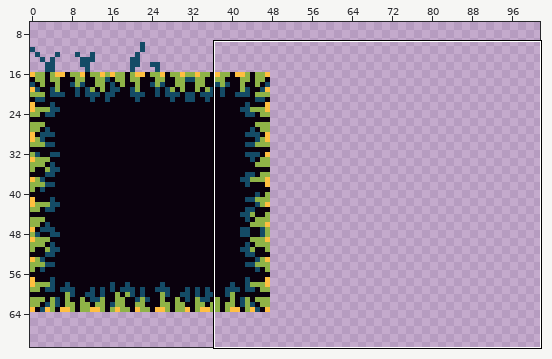
A pixel-art file gets an edit: assets/environment/tiles.aseprite. The picture above shows the old version from afar; the outline marks the close-up.
Close-up. Before the commit:
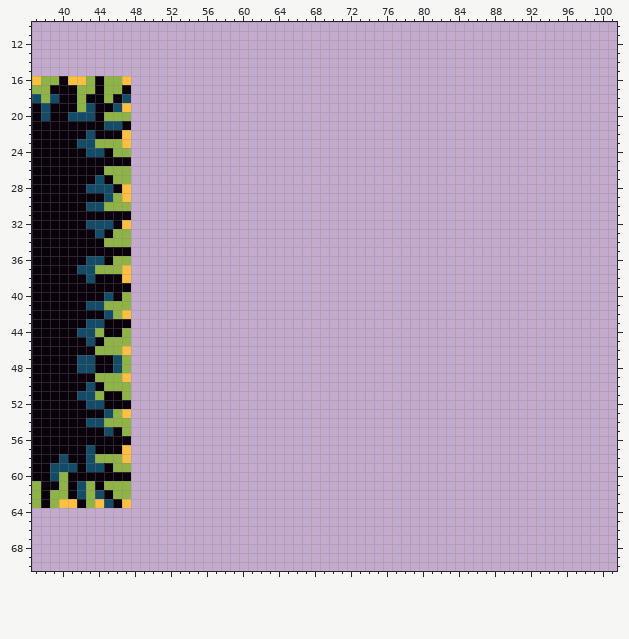
160x160 pixels, 1 frame. Shown: x 37..101, y 10..70. The wide view leaves out empty margins. The commit also changed other parts of the picture, which this record leaves out.
And afterwards:
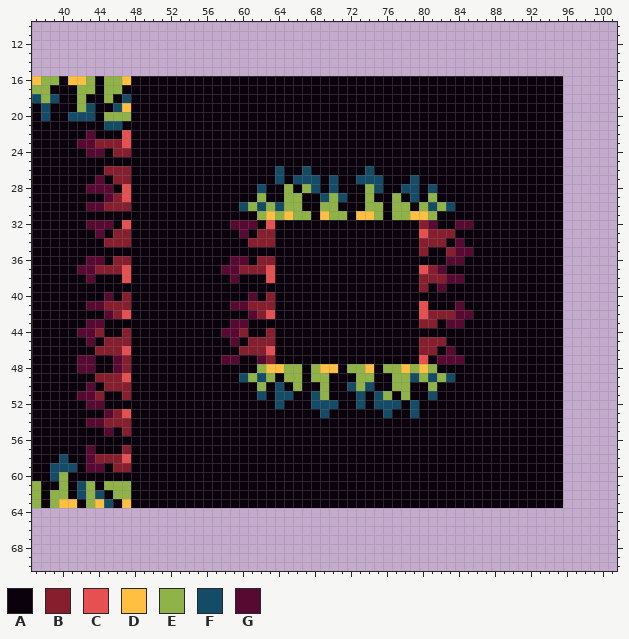
Palette (. is transparent): A #0a010d  B #871e2e  C #e65050  D #ffbf40  E #8fb347  F #144b66  G #570932
Change:
y 16..21: x 48..95 ................................................ -> AAAAAAAAAAAAAAAAAAAAAAAAAAAAAAAAAAAAAAAAAAAAAAAA
y 22: x 43 F -> G; x 47..95 D................................................ -> CAAAAAAAAAAAAAAAAAAAAAAAAAAAAAAAAAAAAAAAAAAAAAAAA
y 23: x 42..95 FFEEED................................................ -> GGBBBCAAAAAAAAAAAAAAAAAAAAAAAAAAAAAAAAAAAAAAAAAAAAAAAA
y 24: x 43..44 FF -> GG; x 46..95 EE................................................ -> BBAAAAAAAAAAAAAAAAAAAAAAAAAAAAAAAAAAAAAAAAAAAAAAAA
y 25: x 48..95 ................................................ -> AAAAAAAAAAAAAAAAAAAAAAAAAAAAAAAAAAAAAAAAAAAAAAAA
y 26: x 45..95 EEE................................................ -> BBBAAAAAAAAAAAAAAAAFAAFAAAAAAFAAAAAAAAAAAAAAAAAAAAA
y 27: x 44 F -> G; x 46..95 EE................................................ -> BBAAAAAAAAAAAAAAAAFAFFFAFAAFFFAAAFAAAAAAAAAAAAAAAA
y 28: x 43..45 FFF -> GGG; x 47..95 D................................................ -> CAAAAAAAAAAAAAAFAAEAEFAFAAAEFAAFFAFAAAAAAAAAAAAAA
y 29: x 45..95 FED................................................ -> GBCAAAAAAAAAAAAAAEAAEEAAFEFAAEAAEAFAEAAAAAAAAAAAAAA
y 30: x 43..95 FFEEE................................................ -> GGBBBAAAAAAAAAAAAFEFEFEEAAEEAAAEEAEEAEFEFAAAAAAAAAAAA
y 31: x 48..95 ................................................ -> AAAAAAAAAAAAAAEDEDEEADEEADDEAEEDDEAAAAAAAAAAAAAA
y 32: x 43..45 FFF -> GGG; x 47..95 D................................................ -> CAAAAAAAAAAAGGGACAAAAAAAAAAAAAAAABGAAGGAAAAAAAAAA
y 33: x 44 F -> G; x 46..95 EE................................................ -> BBAAAAAAAAAAAAGABBAAAAAAAAAAAAAAAACBBBAAAAAAAAAAAA
y 34: x 45..95 EEE................................................ -> BBBAAAAAAAAAAAAABBBAAAAAAAAAAAAAAAABBBAGAAAAAAAAAAA
y 35: x 48..95 ................................................ -> AAAAAAAAAAAAAAAAAAAAAAAAAAAAAAAABAABGGAAAAAAAAAA
y 36: x 43..44 FF -> GG; x 46..95 EE................................................ -> BBAAAAAAAAAAAGGABBAAAAAAAAAAAAAAAAAAAGGAAAAAAAAAAA
y 37: x 42..95 FFEEED................................................ -> GGBBBCAAAAAAAAAAGGBBBCAAAAAAAAAAAAAAAACBGAAAAAAAAAAAAA
y 38: x 43 F -> G; x 47..95 D................................................ -> CAAAAAAAAAAAGAAACAAAAAAAAAAAAAAAABBBGGAAAAAAAAAAA
y 39: x 48..95 ................................................ -> AAAAAAAAAAAAAAAAAAAAAAAAAAAAAAAABAGAAAAAAAAAAAAA
y 40: x 45 F -> G; x 47..95 E................................................ -> BAAAAAAAAAAAAAGABAAAAAAAAAAAAAAAAAAAAAAAAAAAAAAAA
y 41: x 43..95 FFEEE................................................ -> GGBBBAAAAAAAAAAAGGBBBAAAAAAAAAAAAAAAACAAAGAAAAAAAAAAA
y 42: x 45..95 FED................................................ -> GBCAAAAAAAAAAAAAGBCAAAAAAAAAAAAAAAACBBBGGAAAAAAAAAA
y 43: x 43..44 FF -> GG; x 48..95 ................................................ -> AAAAAAAAAAAGGAAAAAAAAAAAAAAAAAAABBAGGAAAAAAAAAAA
y 44: x 42..44 FFE -> GGB; x 47..95 E................................................ -> BAAAAAAAAAAGGBAABAAAAAAAAAAAAAAAAAAAAAAAAAAAAAAAA
y 45: x 43 F -> G; x 45..95 EEE................................................ -> BBBAAAAAAAAAAAGABBBAAAAAAAAAAAAAAAABBBAAAAAAAAAAAAA
y 46: x 44..95 EEED................................................ -> BBBCAAAAAAAAAAAABBBCAAAAAAAAAAAAAAAABBAGAAAAAAAAAAAA
y 47: x 42..43 FF -> GG; x 46..95 FE................................................ -> GBAAAAAAAAAAGGAAGBAAAAAAAAAAAAAAAACAGGGAAAAAAAAAAA
y 48: x 42..43 FF -> GG; x 46..95 FE................................................ -> GBAAAAAAAAAAAAAAEDDEEAEDDAEEDAEEDEDEAAAAAAAAAAAAAA
y 49: x 44..95 EEED................................................ -> BBBCAAAAAAAAAAAAFEFEAEEAEEAAAEEAAEEFEFEFAAAAAAAAAAAA
y 50: x 43 F -> G; x 45..95 EEE................................................ -> BBBAAAAAAAAAAAAAAEAFAEAAEAAFEFAAEEAAEAAAAAAAAAAAAAA
y 51: x 42..44 FFE -> GGB; x 47..95 E................................................ -> BAAAAAAAAAAAAAAFAFFAAFEAAAFAFEAEAAFAAAAAAAAAAAAAA
y 52: x 43..44 FF -> GG; x 48..95 ................................................ -> AAAAAAAAAAAAAAAAFAAAFFFAAFAFFFAFAAAAAAAAAAAAAAAA
y 53: x 45..95 FED................................................ -> GBCAAAAAAAAAAAAAAAAAAAAAFAAAAAAFAAFAAAAAAAAAAAAAAAA
y 54: x 43..95 FFEEE................................................ -> GGBBBAAAAAAAAAAAAAAAAAAAAAAAAAAAAAAAAAAAAAAAAAAAAAAAA
y 55: x 45 F -> G; x 47..95 E................................................ -> BAAAAAAAAAAAAAAAAAAAAAAAAAAAAAAAAAAAAAAAAAAAAAAAA
y 56: x 48..95 ................................................ -> AAAAAAAAAAAAAAAAAAAAAAAAAAAAAAAAAAAAAAAAAAAAAAAA
y 57: x 43 F -> G; x 47..95 D................................................ -> BAAAAAAAAAAAAAAAAAAAAAAAAAAAAAAAAAAAAAAAAAAAAAAAA
y 58: x 43..95 FEEED................................................ -> GBBBCAAAAAAAAAAAAAAAAAAAAAAAAAAAAAAAAAAAAAAAAAAAAAAAA
y 59: x 43..44 FF -> GG; x 46..95 EE................................................ -> BBAAAAAAAAAAAAAAAAAAAAAAAAAAAAAAAAAAAAAAAAAAAAAAAA
y 60..63: x 48..95 ................................................ -> AAAAAAAAAAAAAAAAAAAAAAAAAAAAAAAAAAAAAAAAAAAAAAAA
